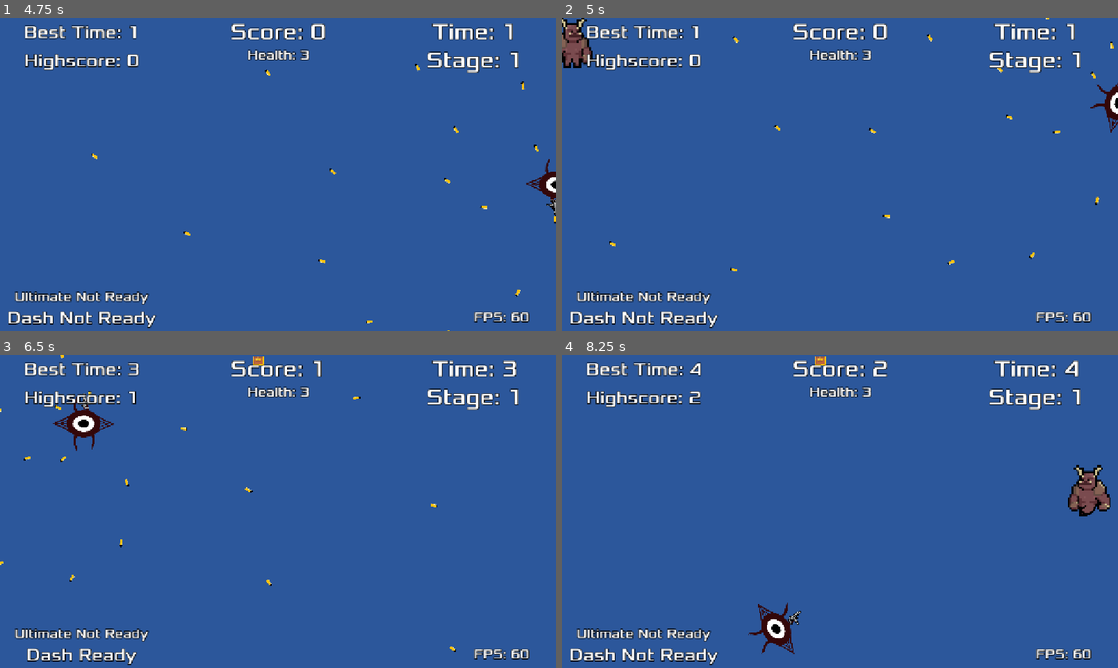
Above: before the commit, frames 1-4 (two rows, left to right).
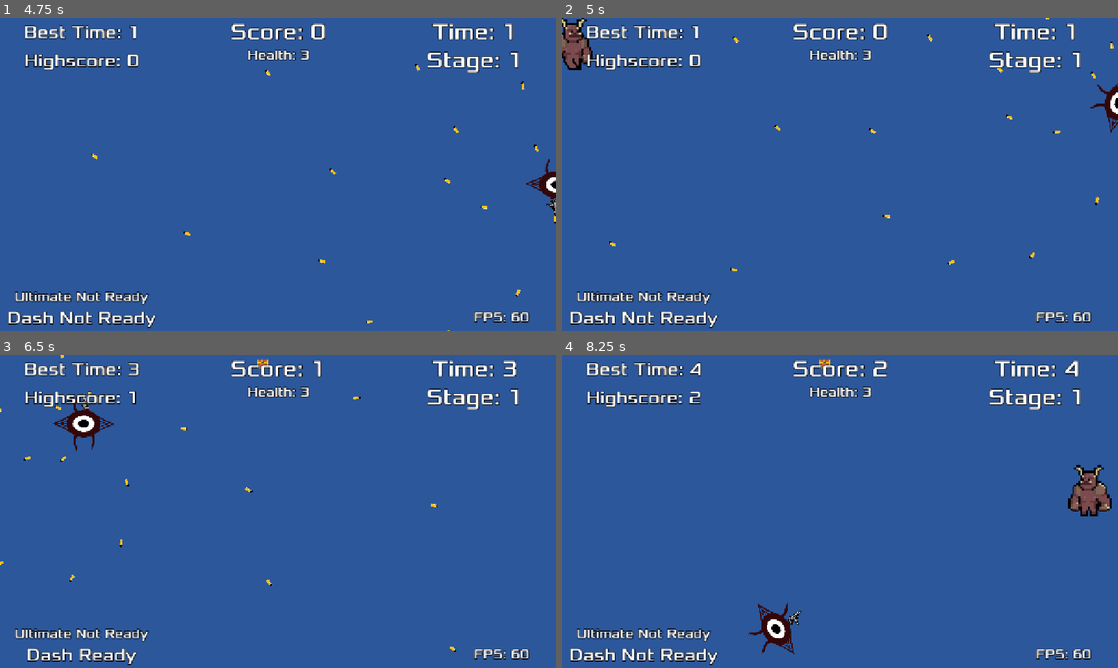
Above: after the commit, the same moments.

Repository: TacticalVortex/Eye-Survived
Game: Godot game, scene res://main.tscn
The game is run twice, just before and just after one commit, with the same random seed, the same clock (stepped at 60 frames per second) and the same inputs.
Inputs (mouse positions are in pixels of both pictures, inside the frame that each line leads up to):
- Up to frame 1 (4.75 s): click "Game" at 0.5 s; click "Start" at 1.25 s; tap Enter at 2 s; move the mouse to (400, 158) at 2.02 s; hold D (move_right) 2.03-2.78 s; tap Shift (dash) at 2.1, 4.35 s; move the mouse to (166, 190) at 2.77 s; hold S (move_down) 2.78-3.53 s; click (166, 190) at 2.85 s; move the mouse to (333, 105) at 3.52 s; hold D (move_right) 3.53-4.28 s; tap Space (ultimate) at 3.6 s; move the mouse to (250, 237) at 4.27 s; hold W (move_up) from 4.28 s (still down)
- Up to frame 2 (5 s): keep holding W (move_up)
- Up to frame 3 (6.5 s): move the mouse to (444, 558) at 5.02 s; release W (move_up) at 5.03 s; press the mouse at (444, 558) at 5.03 s; hold A (move_left) from 5.03 s (still down); move the mouse to (111, 464) at 5.77 s; release the mouse at (111, 464) at 5.78 s; tap Space (ultimate) at 5.85 s
- Up to frame 4 (8.25 s): move the mouse to (867, 511) at 6.52 s; release A (move_left) at 6.53 s; hold S (move_down) 6.53-7.28 s; tap Shift (dash) at 6.6 s; move the mouse to (756, 433) at 7.27 s; hold D (move_right) 7.28-8.03 s; click (756, 433) at 7.35 s; move the mouse to (962, 495) at 8.02 s; hold W (move_up) from 8.03 s (still down); tap Space (ultimate) at 8.1 s

Frame 1 is identical in both runs. In frame 2, less than 0.1% of the frame differs, in the area x 0-4%, y 12-17%; in frame 3, less than 0.1%; in frame 4, 0.4%, in the area x 45-99%, y 0-52%.

Commit message:
Changed hitboxes
Changed the hitboxes for enemies as sometimes bullets would pass through them, but there are still some issues with them. Also made the hitbox for the bullet a little bit bigger.

Diff:
--- a/roguelike-game/boss_mob.gd
+++ b/roguelike-game/boss_mob.gd
@@ -6,7 +6,9 @@
 	super._ready()
 	health = 20 + (5 * Global.stage)
 	$AnimatedSprite2D.scale = Vector2(size, size)
-	$CollisionPolygon2D.scale = Vector2(size, size)
+	$CollisionShape2D.scale = Vector2(size, size)
+	$CollisionShape2D2.scale = Vector2(size, size)
+	$CollisionShape2D3.scale = Vector2(size, size)
 
 # Overrides Mob's Hit
 func hit() -> void:
--- a/roguelike-game/boss_mob.tscn
+++ b/roguelike-game/boss_mob.tscn
@@ -26,6 +26,13 @@
 "speed": 5.0
 }]
 
+[sub_resource type="RectangleShape2D" id="RectangleShape2D_fv3bo"]
+size = Vector2(41, 104)
+
+[sub_resource type="CapsuleShape2D" id="CapsuleShape2D_vvcqo"]
+radius = 15.8724
+height = 72.2545
+
 [node name="Boss Mob" type="RigidBody2D" groups=["mobs"]]
 script = ExtResource("1_tue4r")
 metadata/_edit_group_ = true
@@ -35,9 +42,27 @@
 sprite_frames = SubResource("SpriteFrames_1rpw3")
 animation = &"orc"
 
+[node name="CollisionShape2D" type="CollisionShape2D" parent="."]
+position = Vector2(-2.5, 0)
+shape = SubResource("RectangleShape2D_fv3bo")
+
+[node name="CollisionShape2D2" type="CollisionShape2D" parent="."]
+position = Vector2(-34.675, 7.28)
+rotation = 0.16057
+scale = Vector2(1, 1)
+shape = SubResource("CapsuleShape2D_vvcqo")
+
+[node name="CollisionShape2D3" type="CollisionShape2D" parent="."]
+position = Vector2(25.61, 7.28)
+rotation = -0.16057
+scale = Vector2(1, 1)
+shape = SubResource("CapsuleShape2D_vvcqo")
+
 [node name="CollisionPolygon2D" type="CollisionPolygon2D" parent="."]
+visible = false
 polygon = PackedVector2Array(-22, 52, -4, 52, -4, 38, 0, 38, 0, 52, 18, 52, 18, 38, 23, 38, 23, 43, 36, 43, 36, 38, 41, …(562 unchanged characters)…
 one_way_collision = true
+one_way_collision_margin = 128.0
 
 [node name="VisibleOnScreenNotifier2D" type="VisibleOnScreenNotifier2D" parent="."]
 
--- a/roguelike-game/bullet.tscn
+++ b/roguelike-game/bullet.tscn
@@ -4,7 +4,7 @@
 [ext_resource type="Script" uid="uid://do148r8p0lvty" path="res://bullet.gd" id="1_at5gb"]
 
 [sub_resource type="CapsuleShape2D" id="CapsuleShape2D_dbk71"]
-radius = 3.0
+radius = 4.0
 height = 18.0
 
 [node name="Bullet" type="RigidBody2D"]
--- a/roguelike-game/mob.gd
+++ b/roguelike-game/mob.gd
@@ -14,7 +14,9 @@
 		if randi_range(0,100)  < (Global.stage * 2):
 			health = 1
 			$AnimatedSprite2D.scale = Vector2(1.05, 1.05)
-			$CollisionPolygon2D.scale = Vector2(1.05, 1.05)
+			$CollisionShape2D.scale = Vector2(1.05, 1.05)
+			$CollisionShape2D2.scale = Vector2(1.05, 1.05)
+			$CollisionShape2D3.scale = Vector2(1.05, 1.05)
 
 func hit() -> void:
 	if health > 0:
--- a/roguelike-game/mob.tscn
+++ b/roguelike-game/mob.tscn
@@ -26,7 +26,15 @@
 "speed": 5.0
 }]
 
+[sub_resource type="RectangleShape2D" id="RectangleShape2D_s5nov"]
+size = Vector2(41, 104)
+
+[sub_resource type="CapsuleShape2D" id="CapsuleShape2D_b3mxk"]
+radius = 15.8724
+height = 72.2545
+
 [node name="Mob" type="RigidBody2D" groups=["mobs"]]
+collision_layer = 2
 script = ExtResource("1_mat3r")
 metadata/_edit_group_ = true
 
@@ -34,10 +42,23 @@
 scale = Vector2(0.75, 0.75)
 sprite_frames = SubResource("SpriteFrames_gvqv3")
 animation = &"orc"
+frame = 2
+frame_progress = 0.236114
 
-[node name="CollisionPolygon2D" type="CollisionPolygon2D" parent="."]
-polygon = PackedVector2Array(-22, 52, -4, 52, -4, 38, 0, 38, 0, 52, 18, 52, 18, 38, 23, 38, 23, 43, 36, 43, 36, 38, 41, 38, 41, 34, 45, 34, 45, 11, 41, 11, 41, 2, 36, 2, 36, -16, 32, -16, 32, -21, 27, -21, 27, -25, 23, -25, 23, -30, 18, -30, 18, -42, 23, -42, 23, -52, 27, -52, 27, -56, 32, -56, 32, -61, 27, -61, 27, -66, 18, -66, 18, -61, 9, -61, 9, -52, -13, -52, -13, -61, -22, -61, -22, -66, -32, -66, -32, -61, -36, -61, -36, -56, -32, -56, -32, -51, -27, -51, -27, -43, -23, -43, -23, -30, -32, -30, -32, -25, -36, -25, -36, -20, -41, -20, -41, -16, -45, -16, -45, 2, -50, 2, -50, 11, -54, 11, -54, 34, -50, 34, -50, 39, -45, 39, -45, 43, -27, 43, -27, 38, -23, 38, -23, 52)
-one_way_collision = true
+[node name="CollisionShape2D" type="CollisionShape2D" parent="."]
+position = Vector2(-2.5, 0)
+shape = SubResource("RectangleShape2D_s5nov")
+
+[node name="CollisionShape2D2" type="CollisionShape2D" parent="."]
+position = Vector2(-34.675, 7.28)
+rotation = 0.16057
+shape = SubResource("CapsuleShape2D_b3mxk")
+
+[node name="CollisionShape2D3" type="CollisionShape2D" parent="."]
+position = Vector2(25.61, 7.28)
+rotation = -0.16057
+scale = Vector2(1, 1)
+shape = SubResource("CapsuleShape2D_b3mxk")
 
 [node name="VisibleOnScreenNotifier2D" type="VisibleOnScreenNotifier2D" parent="."]
 
Not shown: 1 places in roguelike-game/boss_mob.tscn that only renumber resources
Not shown: 1 places in roguelike-game/mob.tscn that only renumber resources
